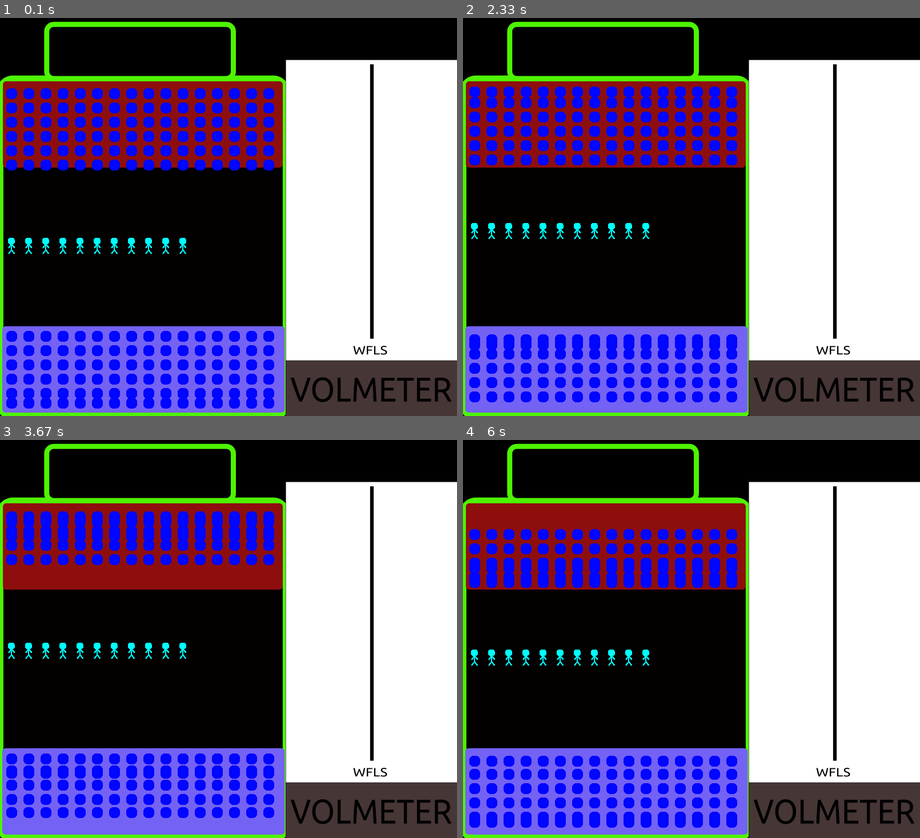
Above: before the commit, frames 1-4 (two rows, left to right).
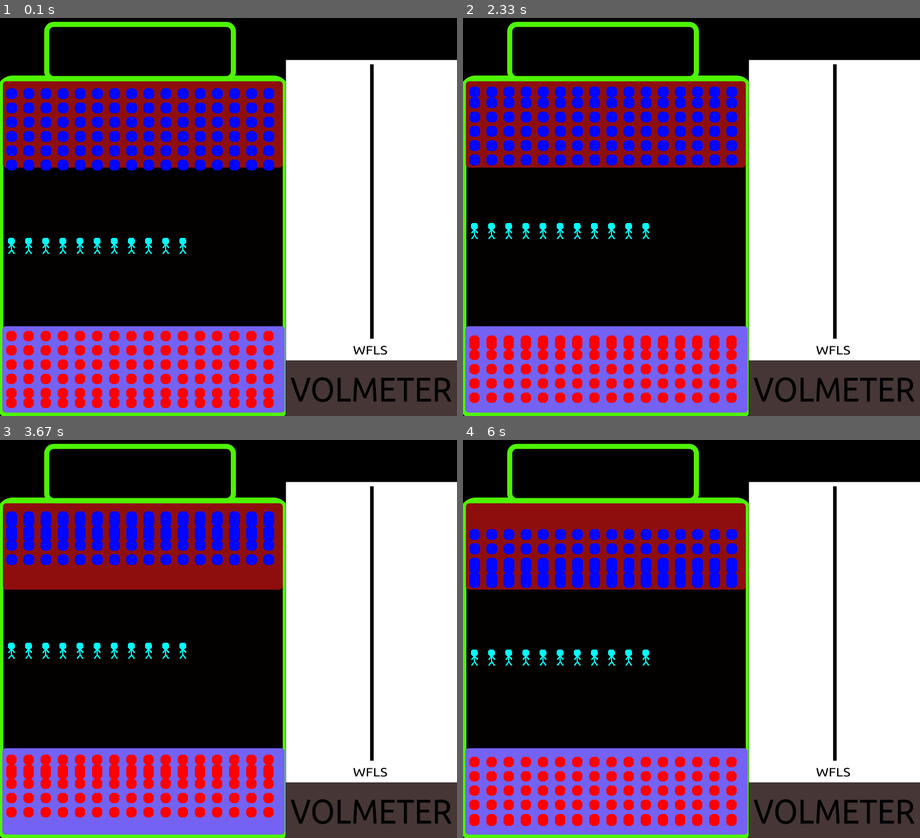
Above: after the commit, the same moments.

Repository: Arthyom/PygameFisica
Game: pygame game, started from OperacionPIla/main.py
Same seed, same stepped clock (60 frames per second), same inputs: the game is played once before the commit and once after it.
Inputs:
- Up to frame 1 (0.1 s): no input
- Up to frame 2 (2.33 s): no input
- Up to frame 3 (3.67 s): no input
- Up to frame 4 (6 s): no input

The runs differ from the first frame. In frame 1, 5.3% of the frame differs, in the area x 1-60%, y 78-99%; in frame 2, 5.1%; in frame 3, 5.0%; in frame 4, 5.4%, in the area x 1-60%, y 79-98%.

Commit message:
agregando una bola rojona

Diff:
--- a/OperacionPIla/bola.py
+++ b/OperacionPIla/bola.py
@@ -1,6 +1,6 @@
 # importar modulos necesarios
-import pygame, sys, random, objetoSprite
-from pygame.locals import *
+import  objetoSprite
+
 
 class Bola(objetoSprite.ObjetoSprite):
     def __init__(x,y,rutaImagen):
--- a/OperacionPIla/main.py
+++ b/OperacionPIla/main.py
@@ -2,11 +2,9 @@
 
 w1 = ventana.Ventana(800,700, "hola")
 
-
-
 v1 = volmeter.Volmeter(650,400,"Images/volmeter.png")
 o1 = bola.Bola.crear_Objetos(35,105,6,"Images/blueBall.png")
-o2 = bola.Bola.crear_Objetos(35,530,6,"Images/blueBall.png")
+o2 = bola.Bola.crear_Objetos(35,530,6,"Images/redBall.png")
 o3 = mono.Mono.crear_Objetos(35,380,1,"Images/monoRojo.png",)
 
 
--- a/OperacionPIla/mono.py
+++ b/OperacionPIla/mono.py
@@ -1,6 +1,5 @@
 # importar modulos necesarios
-import pygame, sys, random, objetoSprite
-from pygame.locals import *
+import  objetoSprite
 
 class Mono(objetoSprite.ObjetoSprite):
     def __init__(self,x,y,rutaImagen):
--- a/OperacionPIla/volmeter.py
+++ b/OperacionPIla/volmeter.py
@@ -1,6 +1,6 @@
 # importar modulos necesarios
-import pygame, sys, random, objetoSprite
-from pygame.locals import *
+import objetoSprite
+
 
 class Volmeter(objetoSprite.ObjetoSprite):
 
Binary file changed: OperacionPIla/Images/redBall.png
Not shown, changed: OperacionPIla/bola.pyc
Not shown, changed: OperacionPIla/mono.pyc
Not shown, changed: OperacionPIla/ventana.pyc
Not shown, changed: OperacionPIla/volmeter.pyc
